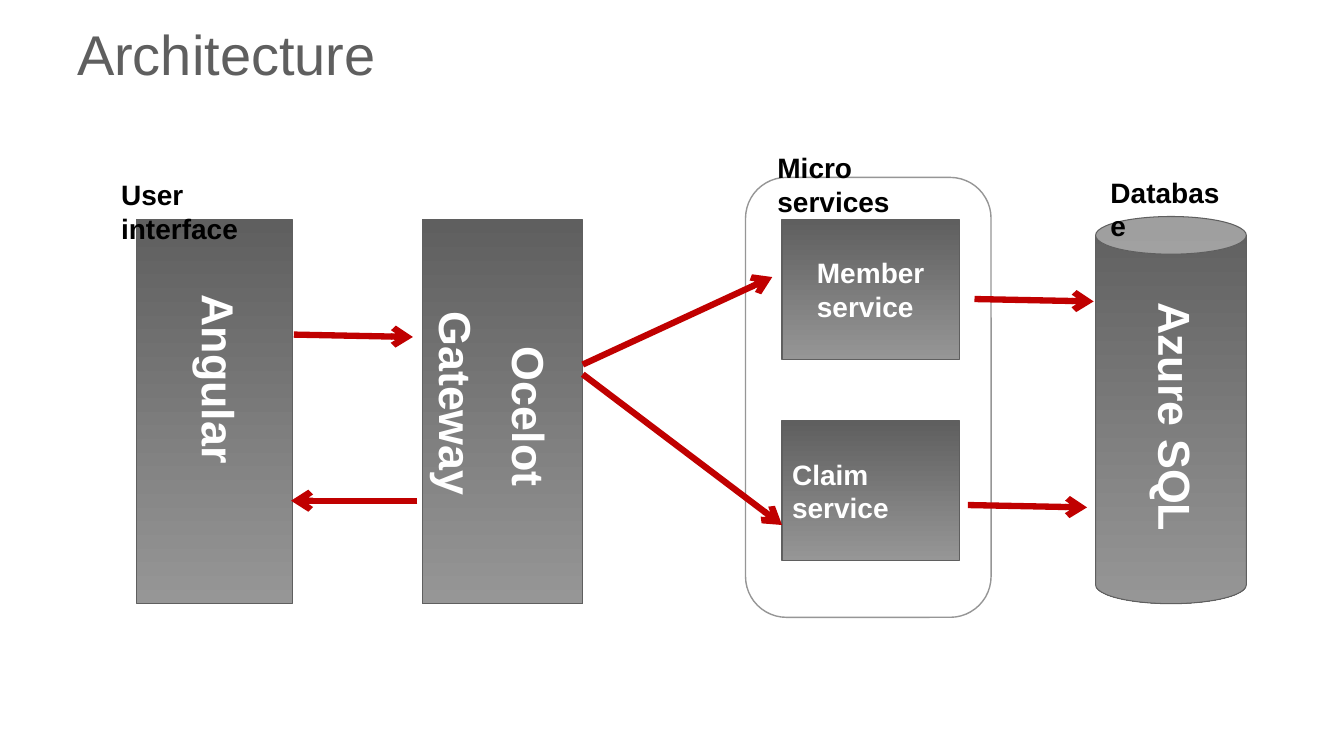
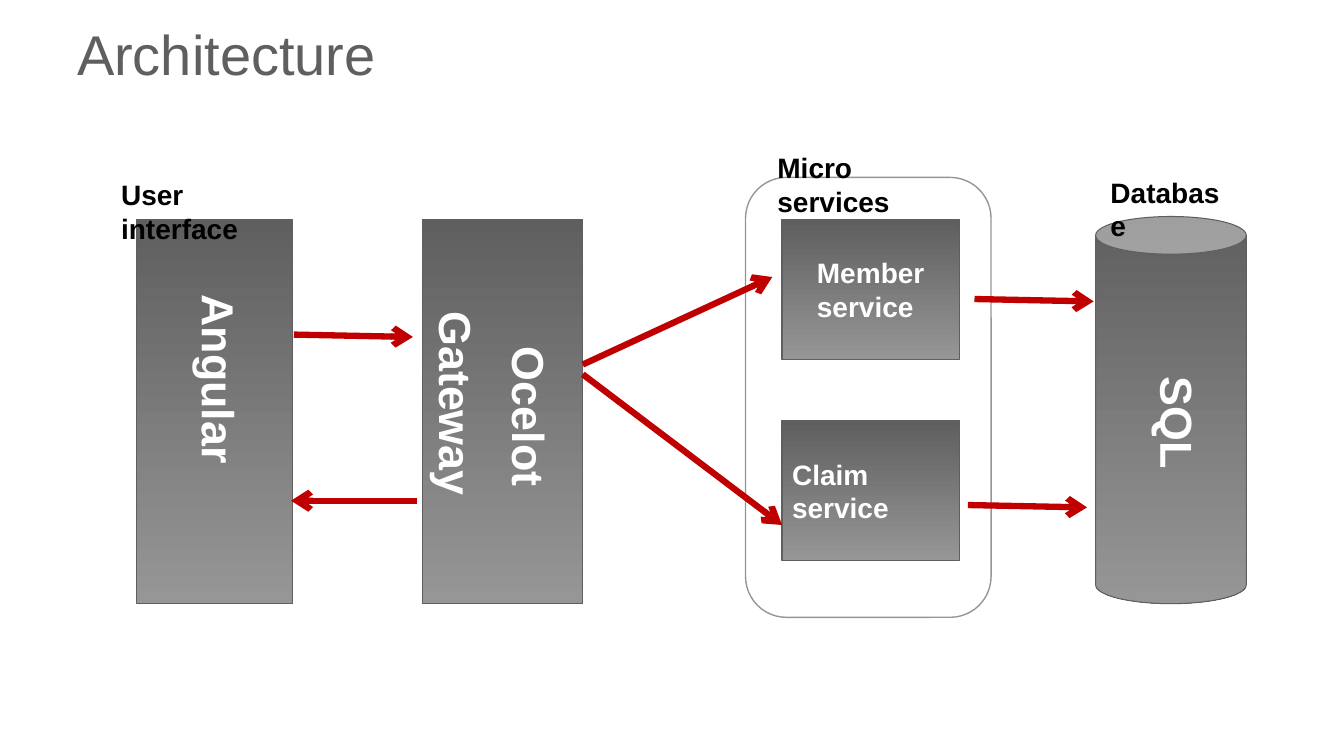
Before and after one commit to angsuman2022/HealthClaim, a slide deck: slide 12 of Healthcare Claim Submission.pptx (slide 10 before the commit). Drawn at 1344x756 pixels with LibreOffice and Linux fonts; fonts in the diff are those of the drawing; background and template pictures are left out. Boxes give left, top, right and bottom in pixels: in the first picture for what was removed or moved away, otherwise in the second. Text is boxed around its words. In the diff, an @@ line names an element or a change of style, - is before the commit and + after.

```diff
--- a/Healthcare Claim Submission.pptx
+++ b/Healthcare Claim Submission.pptx
@@ text at (x1=1151, y1=386, x2=1201, y2=466): text changed @@
-Azure SQL
+SQL
```
Also in this commit, not shown: 3 other slides changed, 3 slides added, 27 other files.
